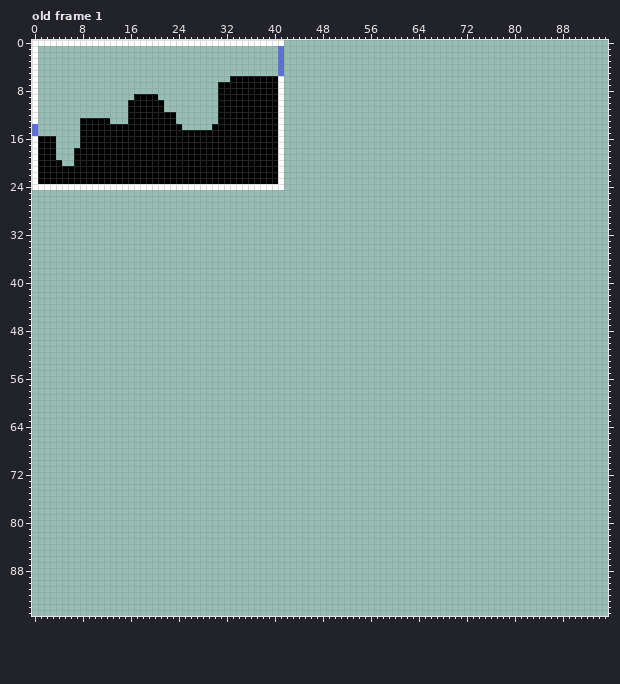
Two versions of one pixel-art file, graphics/source/levels.aseprite. Above: the version before the commit.
96x96 pixels, 40 frames. Shown: old frame 1. The commit also changed other frames, which this record leaves out.
After the commit:
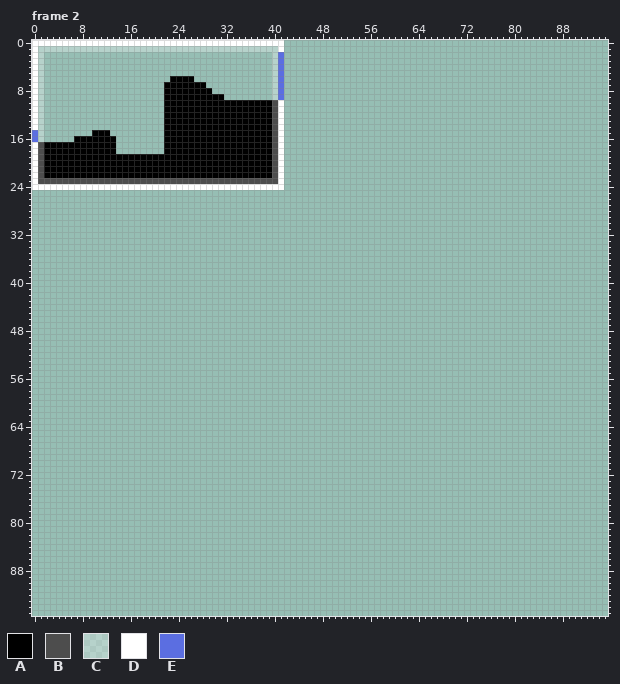
Palette (. is transparent): A #000000  B #4d4d4d  C #ffffff4d  D #ffffff  E #5b6ee1
A new or re-ordered frame is compared with the old frame closest to it.
Changes in this commit:
layer "Screen" now shown
frames re-ordered
--- frame 2 against old frame 1, layers "Screen", "Level"
@@ x 0..43 @@
  0 DDDDDDDDDDDDDDDDDDDDDDDDDDDDDDDDDDDDDDDDDD..
- 1 D........................................E..
- 2 D........................................E..
- 3 D........................................E..
- 4 D........................................E..
- 5 D........................................E..
- 6 D................................AAAAAAAAD..
- 7 D..............................AAAAAAAAAAD..
- 8 D..............................AAAAAAAAAAD..
- 9 D................AAAA..........AAAAAAAAAAD..
-10 D...............AAAAAA.........AAAAAAAAAAD..
-11 D...............AAAAAA.........AAAAAAAAAAD..
-12 D...............AAAAAAAA.......AAAAAAAAAAD..
-13 D.......AAAAA...AAAAAAAA.......AAAAAAAAAAD..
-14 E.......AAAAAAAAAAAAAAAAA.....AAAAAAAAAAAD..
-15 E.......AAAAAAAAAAAAAAAAAAAAAAAAAAAAAAAAAD..
-16 DAAA....AAAAAAAAAAAAAAAAAAAAAAAAAAAAAAAAAD..
-17 DAAA....AAAAAAAAAAAAAAAAAAAAAAAAAAAAAAAAAD..
-18 DAAA...AAAAAAAAAAAAAAAAAAAAAAAAAAAAAAAAAAD..
-19 DAAA...AAAAAAAAAAAAAAAAAAAAAAAAAAAAAAAAAAD..
-20 DAAAA..AAAAAAAAAAAAAAAAAAAAAAAAAAAAAAAAAAD..
-21 DAAAAAAAAAAAAAAAAAAAAAAAAAAAAAAAAAAAAAAAAD..
-22 DAAAAAAAAAAAAAAAAAAAAAAAAAAAAAAAAAAAAAAAAD..
-23 DAAAAAAAAAAAAAAAAAAAAAAAAAAAAAAAAAAAAAAAAD..
+ 1 DCCCCCCCCCCCCCCCCCCCCCCCCCCCCCCCCCCCCCCCCD..
+ 2 DC......................................CE..
+ 3 DC......................................CE..
+ 4 DC......................................CE..
+ 5 DC......................................CE..
+ 6 DC.....................AAAA.............CE..
+ 7 DC....................AAAAAAA...........CE..
+ 8 DC....................AAAAAAAA..........CE..
+ 9 DC....................AAAAAAAAAA........CE..
+10 DC....................AAAAAAAAAAAAAAAAAABD..
+11 DC....................AAAAAAAAAAAAAAAAAABD..
+12 DC....................AAAAAAAAAAAAAAAAAABD..
+13 DC....................AAAAAAAAAAAAAAAAAABD..
+14 DC....................AAAAAAAAAAAAAAAAAABD..
+15 EC........AAA.........AAAAAAAAAAAAAAAAAABD..
+16 EC.....AAAAAAA........AAAAAAAAAAAAAAAAAABD..
+17 DBAAAAAAAAAAAA........AAAAAAAAAAAAAAAAAABD..
+18 DBAAAAAAAAAAAA........AAAAAAAAAAAAAAAAAABD..
+19 DBAAAAAAAAAAAAAAAAAAAAAAAAAAAAAAAAAAAAAABD..
+20 DBAAAAAAAAAAAAAAAAAAAAAAAAAAAAAAAAAAAAAABD..
+21 DBAAAAAAAAAAAAAAAAAAAAAAAAAAAAAAAAAAAAAABD..
+22 DBAAAAAAAAAAAAAAAAAAAAAAAAAAAAAAAAAAAAAABD..
+23 DBBBBBBBBBBBBBBBBBBBBBBBBBBBBBBBBBBBBBBBBD..
 24 DDDDDDDDDDDDDDDDDDDDDDDDDDDDDDDDDDDDDDDDDD..
